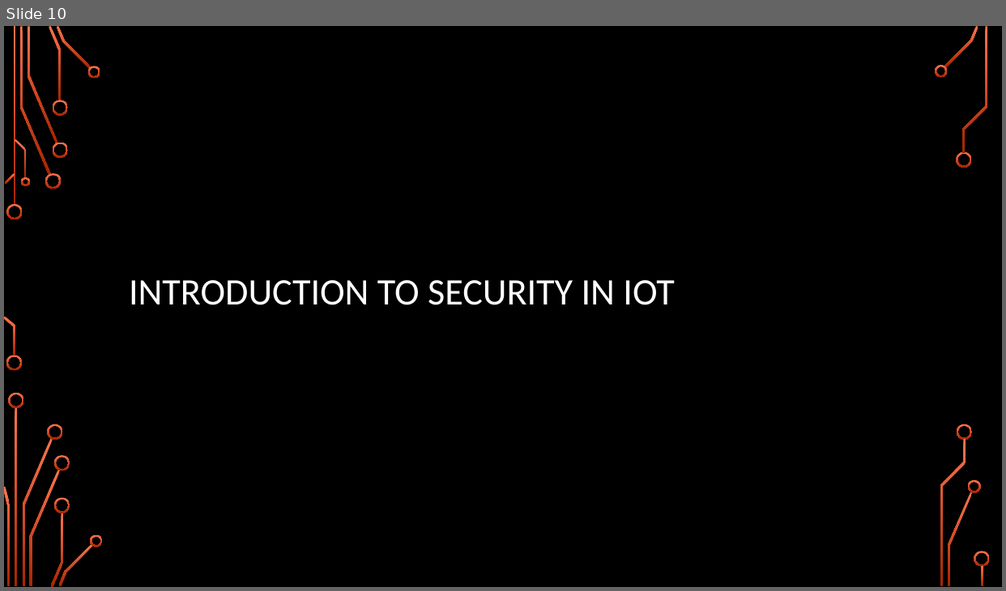
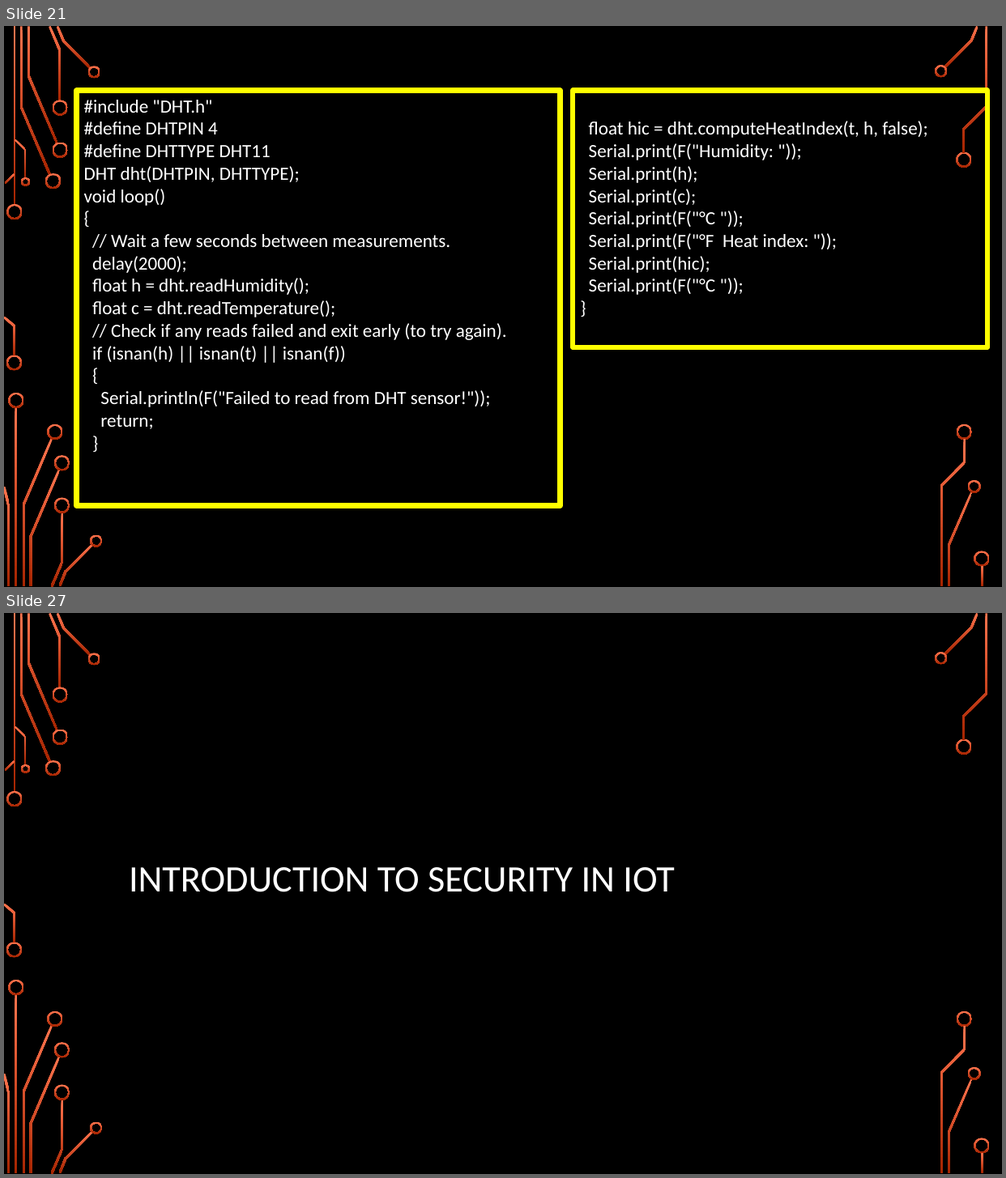
Before and after one commit to girishsukukumar/IoTWorkshop, a slide deck: Module-2.pptx. Shown one above the other, each under a label of ours: slide 10 before the commit, slides 21 and 27 after it; the slides between them are not shown. The pictures are 1006x591 and 1006x1178 pixels, drawn with LibreOffice and Linux fonts; fonts in the diff are those of the drawing; background and template pictures are left out. Boxes give left, top, right and bottom in pixels: in the first picture for what was removed or moved away, otherwise in the second. Text is boxed around its words. In the diff, an @@ line names an element or a change of style, - is before the commit and + after.

```diff
--- a/Module-2.pptx
+++ b/Module-2.pptx
@@ slide 21 added at <box>4,26,1002,587</box>, background picture (left out); not listed: 36 template elements that a slide beside it also shows @@
@@ rectangle added at <box>77,90,560,506</box>, outline #FFFF00 5 pt, 18 pt, text #FFFFFF @@
+#include "DHT.h"
+#define DHTPIN 4
+#define DHTTYPE DHT11
+DHT dht(DHTPIN, DHTTYPE);
+void loop()
+{
+// Wait a few seconds between measurements.
+delay(2000);
+float h = dht.readHumidity();
+float c = dht.readTemperature();
+// Check if any reads failed and exit early (to try again).
+if (isnan(h) || isnan(t) || isnan(f))
+{
+Serial.println(F("Failed to read from DHT sensor!"));
+return;
+}
@@ rectangle added at <box>573,90,987,347</box>, outline #FFFF00 5 pt, 18 pt, text #FFFFFF @@
+float hic = dht.computeHeatIndex(t, h, false);
+Serial.print(F("Humidity: "));
+Serial.print(h);
+Serial.print(c);
+Serial.print(F("°C "));
+Serial.print(F("°F Heat index: "));
+Serial.print(hic);
+Serial.print(F("°C "));
+}
@@ what was slide 10 is now slide 27 @@
```
Also in this commit, not shown: 6 slides changed, 16 other slides added.
